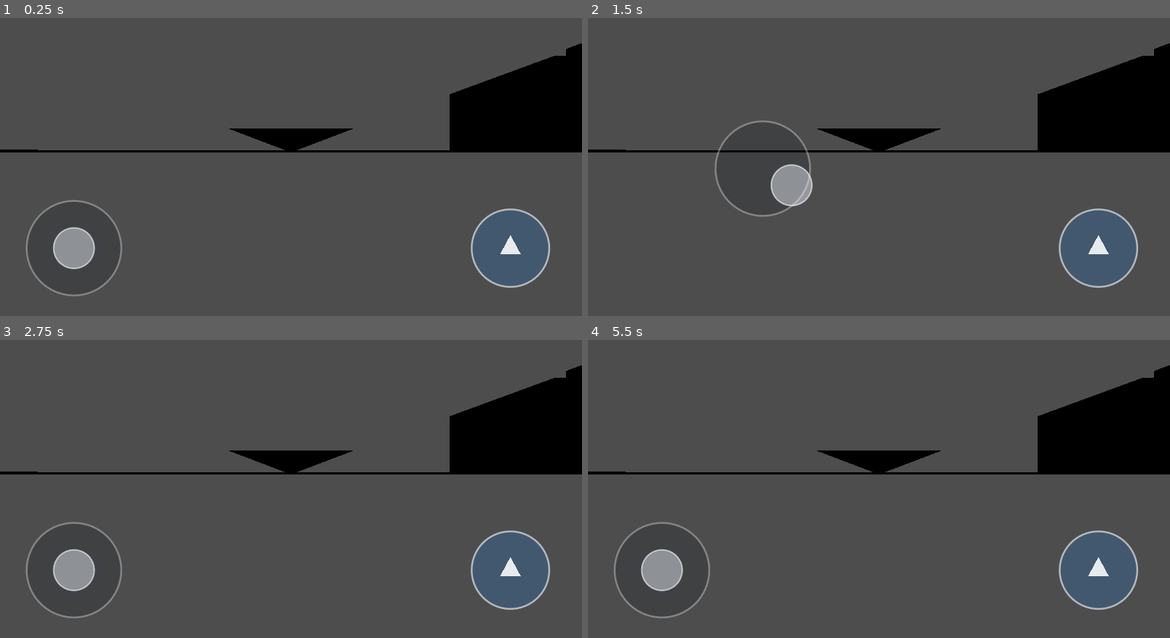
Above: before the commit, frames 1-4 (two rows, left to right).
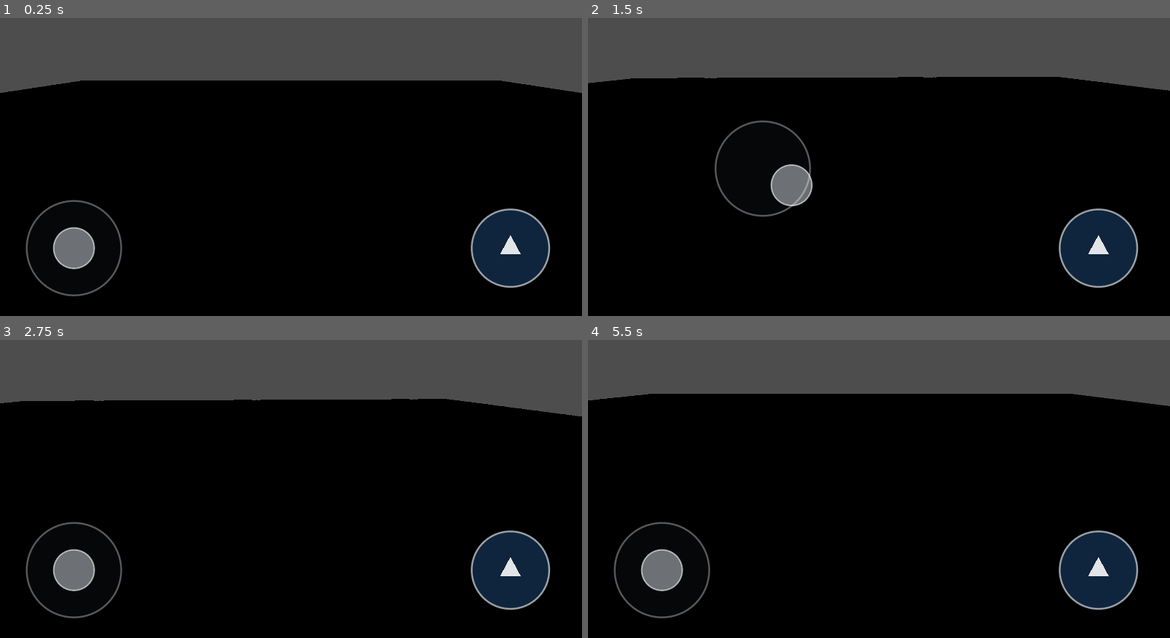
Above: after the commit, the same moments.

Repository: Godnit/city-driving-test-godot
Game: Godot game, scene res://main.tscn
Two runs of this game, one before a commit and one after it. Both use one fixed random seed, a clock stepped at 60 frames per second and the inputs below.
Inputs (mouse positions are in pixels of both pictures, inside the frame that each line leads up to):
- Up to frame 1 (0.25 s): no input
- Up to frame 2 (1.5 s): move the mouse to (1007, 137) at 0.52 s; hold D (move_right) 0.53-1.25 s; tap Space (jump) at 0.6, 0.77, 1.07 s; click (1007, 137) at 0.67 s; drag from (762, 169) to (849, 217) at 1.27 s
- Up to frame 3 (2.75 s): move the mouse to (349, 402) at 2.02 s; hold D (move_right) from 2.03 s (still down); tap Space (jump) at 2.1 s
- Up to frame 4 (5.5 s): release D (move_right) at 2.75 s; drag from (849, 539) to (704, 426) at 2.77 s; move the mouse to (1053, 524) at 3.52 s; hold A (move_left) 3.53-4.25 s; tap Space (jump) at 3.6, 3.77, 4.07, 5.1 s; drag from (704, 426) to (791, 393) at 4.27 s; move the mouse to (908, 474) at 5.02 s; hold S (move_back) from 5.03 s (still down); click (908, 474) at 5.17 s

The runs differ from the first frame. In frame 1, 73% of the frame differs, in the area x 0-100%, y 8-100%; in frame 2, 74%; in frame 3, 74%; in frame 4, 75%.
Error before the commit: Parse Error: Cannot infer the type of "flop" variable because the value doesn't have a set type. (res://scripts/player.gd:167)
Error after the commit: Invalid assignment of property or key 'material' with value of type 'ProceduralSkyMaterial' on a base object of type 'Sky'. (res://scripts/main.gd:38)

Commit message:
Make floppy player physics strict-type safe

Diff:
--- a/human_fall_proto/scripts/player.gd
+++ b/human_fall_proto/scripts/player.gd
@@ -1,19 +1,19 @@
 extends RigidBody3D
 
-const MOVE_SPEED := 5.2
-const MOVE_ACCEL := 7.2
-const AIR_CONTROL := 0.38
-const MAX_FORCE := 560.0
-const JUMP_IMPULSE := 6.6
-const UPRIGHT_STRENGTH := 38.0
-const UPRIGHT_DAMPING := 7.5
-const TURN_STRENGTH := 8.0
+const MOVE_SPEED: float = 5.2
+const MOVE_ACCEL: float = 7.2
+const AIR_CONTROL: float = 0.38
+const MAX_FORCE: float = 560.0
+const JUMP_IMPULSE: float = 6.6
+const UPRIGHT_STRENGTH: float = 38.0
+const UPRIGHT_DAMPING: float = 7.5
+const TURN_STRENGTH: float = 8.0
 
-var move_input := Vector2.ZERO
-var control_yaw := 0.0
-var jump_requested := false
-var grounded := false
-var _walk_time := 0.0
+var move_input: Vector2 = Vector2.ZERO
+var control_yaw: float = 0.0
+var jump_requested: bool = false
+var grounded: bool = false
+var _walk_time: float = 0.0
 var _limbs: Array[Node3D] = []
 var _torso: Node3D
 var _head: Node3D
@@ -30,22 +30,22 @@
 	_build_character()
 
 func _build_collision() -> void:
-	var collider := CollisionShape3D.new()
-	var capsule := CapsuleShape3D.new()
+	var collider: CollisionShape3D = CollisionShape3D.new()
+	var capsule: CapsuleShape3D = CapsuleShape3D.new()
 	capsule.radius = 0.43
 	capsule.height = 1.55
 	collider.shape = capsule
 	collider.position.y = 0.05
 	add_child(collider)
 
-func _mat(color: Color, roughness := 0.78) -> StandardMaterial3D:
-	var material := StandardMaterial3D.new()
+func _mat(color: Color, roughness: float = 0.78) -> StandardMaterial3D:
+	var material: StandardMaterial3D = StandardMaterial3D.new()
 	material.albedo_color = color
 	material.roughness = roughness
 	return material
 
 func _mesh_part(name_text: String, mesh: Mesh, position: Vector3, rotation: Vector3, material: Material) -> MeshInstance3D:
-	var node := MeshInstance3D.new()
+	var node: MeshInstance3D = MeshInstance3D.new()
 	node.name = name_text
 	node.mesh = mesh
 	node.position = position
@@ -56,40 +56,40 @@
 	return node
 
 func _build_character() -> void:
-	var suit := _mat(Color("f0f2f4"))
-	var accent := _mat(Color("6aa5d8"), 0.65)
-	var dark := _mat(Color("18202a"), 0.9)
-	var torso_mesh := CapsuleMesh.new()
+	var suit: StandardMaterial3D = _mat(Color("f0f2f4"))
+	var accent: StandardMaterial3D = _mat(Color("6aa5d8"), 0.65)
+	var dark: StandardMaterial3D = _mat(Color("18202a"), 0.9)
+	var torso_mesh: CapsuleMesh = CapsuleMesh.new()
 	torso_mesh.radius = 0.39
 	torso_mesh.height = 1.18
 	_torso = _mesh_part("Torso", torso_mesh, Vector3(0, 0.05, 0), Vector3.ZERO, suit)
-	var belly := BoxMesh.new()
+	var belly: BoxMesh = BoxMesh.new()
 	belly.size = Vector3(0.56, 0.34, 0.06)
 	_mesh_part("Accent", belly, Vector3(0, 0.06, -0.37), Vector3.ZERO, accent)
-	var head_mesh := SphereMesh.new()
+	var head_mesh: SphereMesh = SphereMesh.new()
 	head_mesh.radius = 0.38
 	head_mesh.height = 0.76
 	_head = _mesh_part("Head", head_mesh, Vector3(0, 0.94, -0.02), Vector3.ZERO, suit)
-	var eye_mesh := SphereMesh.new()
+	var eye_mesh: SphereMesh = SphereMesh.new()
 	eye_mesh.radius = 0.042
 	eye_mesh.height = 0.084
 	_mesh_part("EyeL", eye_mesh, Vector3(-0.12, 1.00, -0.355), Vector3.ZERO, dark)
 	_mesh_part("EyeR", eye_mesh, Vector3(0.12, 1.00, -0.355), Vector3.ZERO, dark)
-	var arm_mesh := CapsuleMesh.new()
+	var arm_mesh: CapsuleMesh = CapsuleMesh.new()
 	arm_mesh.radius = 0.13
 	arm_mesh.height = 0.92
-	var left_arm := _mesh_part("LeftArm", arm_mesh, Vector3(-0.61, 0.22, 0), Vector3(0, 0, deg_to_rad(76)), suit)
-	var right_arm := _mesh_part("RightArm", arm_mesh, Vector3(0.61, 0.22, 0), Vector3(0, 0, deg_to_rad(-76)), suit)
+	var left_arm: MeshInstance3D = _mesh_part("LeftArm", arm_mesh, Vector3(-0.61, 0.22, 0), Vector3(0, 0, deg_to_rad(76)), suit)
+	var right_arm: MeshInstance3D = _mesh_part("RightArm", arm_mesh, Vector3(0.61, 0.22, 0), Vector3(0, 0, deg_to_rad(-76)), suit)
 	_limbs.append(left_arm)
 	_limbs.append(right_arm)
-	var leg_mesh := CapsuleMesh.new()
+	var leg_mesh: CapsuleMesh = CapsuleMesh.new()
 	leg_mesh.radius = 0.16
 	leg_mesh.height = 0.92
-	var left_leg := _mesh_part("LeftLeg", leg_mesh, Vector3(-0.22, -0.78, 0.02), Vector3.ZERO, suit)
-	var right_leg := _mesh_part("RightLeg", leg_mesh, Vector3(0.22, -0.78, 0.02), Vector3.ZERO, suit)
+	var left_leg: MeshInstance3D = _mesh_part("LeftLeg", leg_mesh, Vector3(-0.22, -0.78, 0.02), Vector3.ZERO, suit)
+	var right_leg: MeshInstance3D = _mesh_part("RightLeg", leg_mesh, Vector3(0.22, -0.78, 0.02), Vector3.ZERO, suit)
 	_limbs.append(left_leg)
 	_limbs.append(right_leg)
-	var foot_mesh := BoxMesh.new()
+	var foot_mesh: BoxMesh = BoxMesh.new()
 	foot_mesh.size = Vector3(0.30, 0.18, 0.50)
 	_mesh_part("LeftFoot", foot_mesh, Vector3(-0.22, -1.18, -0.11), Vector3.ZERO, suit)
 	_mesh_part("RightFoot", foot_mesh, Vector3(0.22, -1.18, -0.11), Vector3.ZERO, suit)
@@ -110,46 +110,46 @@
 		global_rotation = Vector3.ZERO
 
 func _update_grounded() -> void:
-	var world := get_world_3d()
+	var world: World3D = get_world_3d()
 	if world == null:
 		grounded = false
 		return
-	var from := global_position + Vector3.UP * 0.08
-	var to := from + Vector3.DOWN * 1.48
-	var query := PhysicsRayQueryParameters3D.create(from, to)
+	var ray_from: Vector3 = global_position + Vector3.UP * 0.08
+	var ray_to: Vector3 = ray_from + Vector3.DOWN * 1.48
+	var query: PhysicsRayQueryParameters3D = PhysicsRayQueryParameters3D.create(ray_from, ray_to)
 	query.exclude = [get_rid()]
 	query.collision_mask = 1
 	grounded = not world.direct_space_state.intersect_ray(query).is_empty()
 
 func _integrate_forces(state: PhysicsDirectBodyState3D) -> void:
-	var forward := Vector3(-sin(control_yaw), 0.0, -cos(control_yaw))
-	var right := Vector3(cos(control_yaw), 0.0, -sin(control_yaw))
-	var wish_dir := (right * move_input.x + forward * move_input.y)
+	var forward: Vector3 = Vector3(-sin(control_yaw), 0.0, -cos(control_yaw))
+	var right: Vector3 = Vector3(cos(control_yaw), 0.0, -sin(control_yaw))
+	var wish_dir: Vector3 = right * move_input.x + forward * move_input.y
 	if wish_dir.length_squared() > 0.001:
 		wish_dir = wish_dir.normalized()
-	var lv := state.linear_velocity
-	var horizontal := Vector3(lv.x, 0.0, lv.z)
-	var target := wish_dir * MOVE_SPEED
-	var control := 1.0 if grounded else AIR_CONTROL
-	var force := (target - horizontal) * mass * MOVE_ACCEL * control
+	var lv: Vector3 = state.linear_velocity
+	var horizontal: Vector3 = Vector3(lv.x, 0.0, lv.z)
+	var target: Vector3 = wish_dir * MOVE_SPEED
+	var control: float = 1.0 if grounded else AIR_CONTROL
+	var force: Vector3 = (target - horizontal) * mass * MOVE_ACCEL * control
 	if force.length() > MAX_FORCE:
 		force = force.normalized() * MAX_FORCE
 	state.apply_central_force(force)
-	var up := state.transform.basis.y.normalized()
-	var tilt_axis := up.cross(Vector3.UP)
-	var tilt_dot: float = clamp(up.dot(Vector3.UP), -1.0, 1.0)
-	var tilt_angle := acos(tilt_dot)
+	var up: Vector3 = state.transform.basis.y.normalized()
+	var tilt_axis: Vector3 = up.cross(Vector3.UP)
+	var tilt_dot: float = clampf(up.dot(Vector3.UP), -1.0, 1.0)
+	var tilt_angle: float = acos(tilt_dot)
 	if tilt_axis.length_squared() > 0.00001:
-		var balance := tilt_axis.normalized() * tilt_angle * UPRIGHT_STRENGTH
-		var damp := Vector3(state.angular_velocity.x, 0.0, state.angular_velocity.z) * UPRIGHT_DAMPING
+		var balance: Vector3 = tilt_axis.normalized() * tilt_angle * UPRIGHT_STRENGTH
+		var damp: Vector3 = Vector3(state.angular_velocity.x, 0.0, state.angular_velocity.z) * UPRIGHT_DAMPING
 		state.apply_torque(balance - damp)
 	if wish_dir.length_squared() > 0.01:
-		var body_forward := -state.transform.basis.z
+		var body_forward: Vector3 = -state.transform.basis.z
 		body_forward.y = 0.0
 		if body_forward.length_squared() > 0.001:
 			body_forward = body_forward.normalized()
-			var signed := body_forward.cross(wish_dir).y
-			state.apply_torque(Vector3.UP * signed * TURN_STRENGTH)
+			var signed_turn: float = body_forward.cross(wish_dir).y
+			state.apply_torque(Vector3.UP * signed_turn * TURN_STRENGTH)
 	if jump_requested:
 		if grounded:
 			state.apply_central_impulse(Vector3.UP * JUMP_IMPULSE)
@@ -161,10 +161,10 @@
 		state.angular_velocity = state.angular_velocity.limit_length(12.0)
 
 func _animate_soft_body(delta: float) -> void:
-	var speed := Vector2(linear_velocity.x, linear_velocity.z).length()
+	var speed: float = Vector2(linear_velocity.x, linear_velocity.z).length()
 	_walk_time += delta * (2.0 + speed * 1.8)
-	var amount := clamp(speed / MOVE_SPEED, 0.0, 1.0)
-	var flop := sin(_walk_time) * 0.34 * amount
+	var amount: float = clampf(speed / MOVE_SPEED, 0.0, 1.0)
+	var flop: float = sin(_walk_time) * 0.34 * amount
 	if _limbs.size() >= 4:
 		_limbs[0].rotation.z = deg_to_rad(76) + flop * 0.55
 		_limbs[1].rotation.z = deg_to_rad(-76) - flop * 0.55
